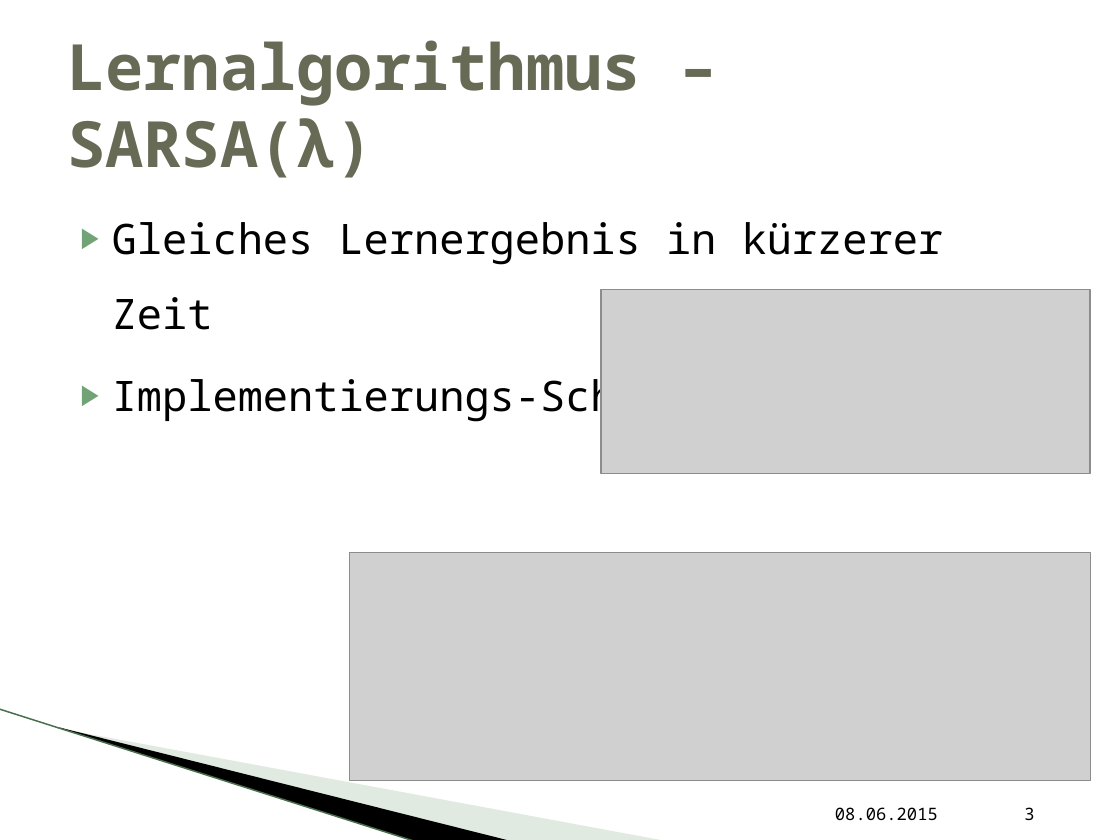
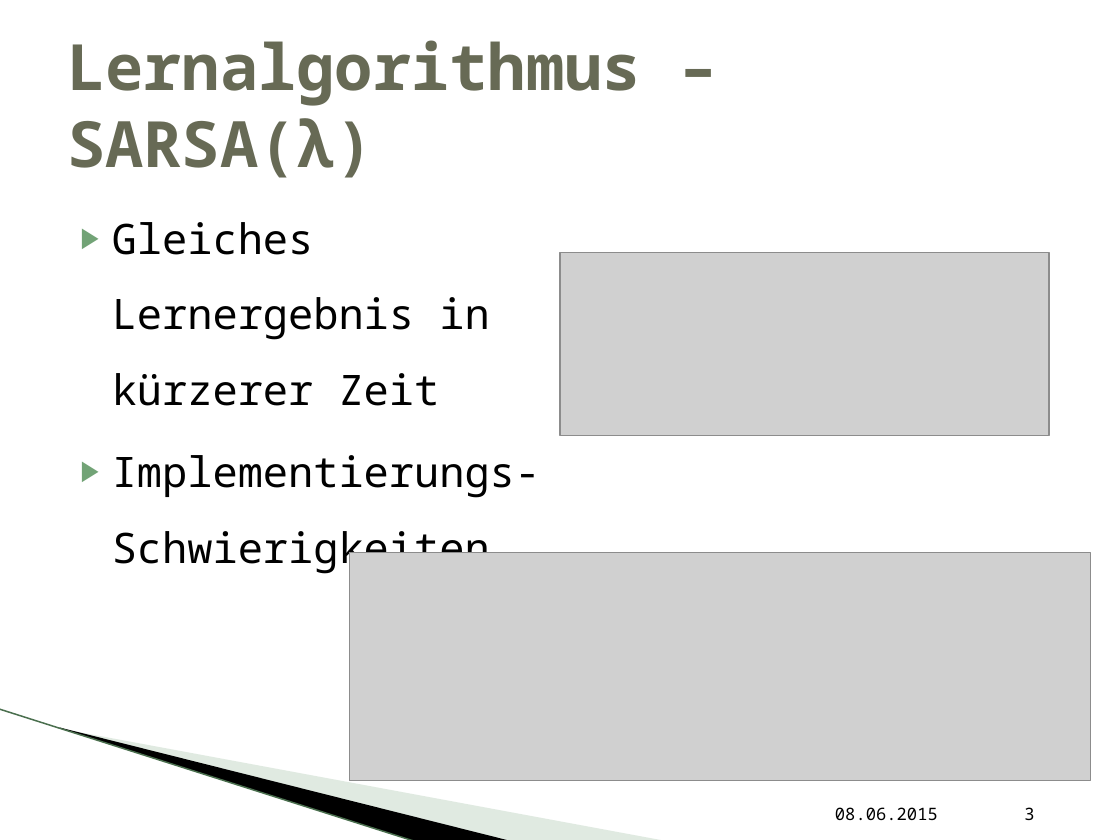
Before and after one commit to vikwin/HAW-LernendeAgenten_RC, a slide deck: slide 3 of Präsentation/Zwischenpräsentation.pptx. Drawn at 1120x840 pixels with LibreOffice and Linux fonts; fonts in the diff are those of the drawing; grey boxes stand for pictures; background and template pictures are left out. Boxes give left, top, right and bottom in pixels: in the first picture for what was removed or moved away, otherwise in the second. Text is boxed around its words. In the diff, an @@ line names an element or a change of style, - is before the commit and + after.

```diff
--- a/Präsentation/Zwischenpräsentation.pptx
+++ b/Präsentation/Zwischenpräsentation.pptx
@@ text "Gleiches Lernergebnis in kürzerer Zeit" rewrapped from (112, 222, 944, 423) to (112, 222, 540, 574) @@
@@ picture: place and size @@
-picture at (601, 290, 1091, 474)
+picture at (560, 252, 1049, 436)
```
Also in this commit, not shown: 3 other slides changed, 5 other files.
